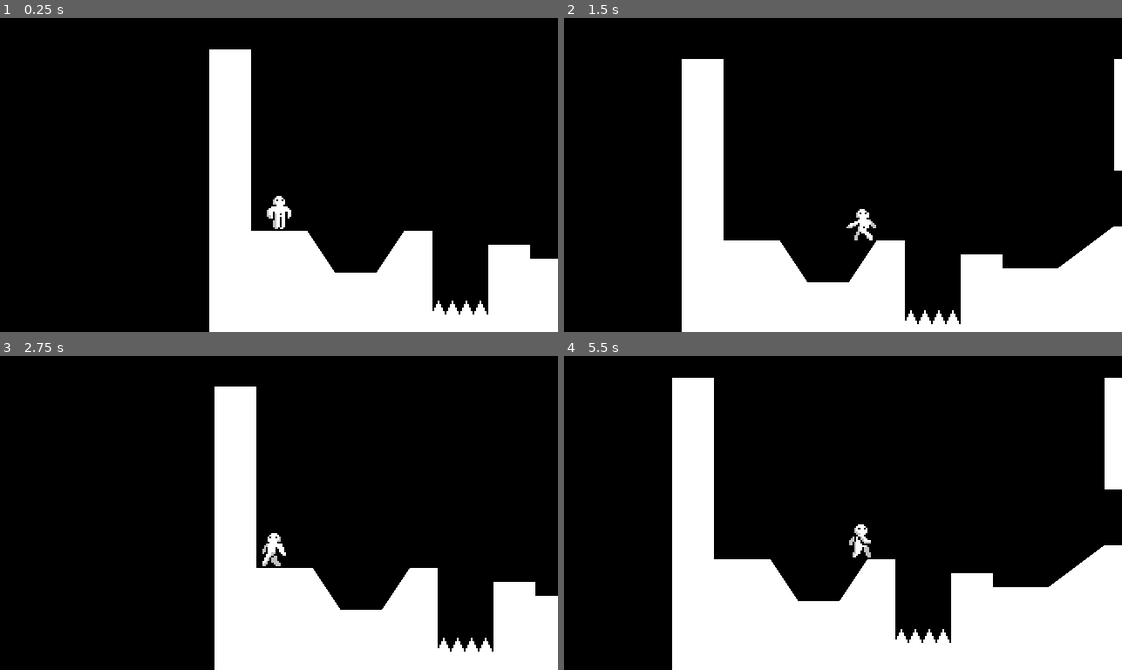
Above: before the commit, frames 1-4 (two rows, left to right).
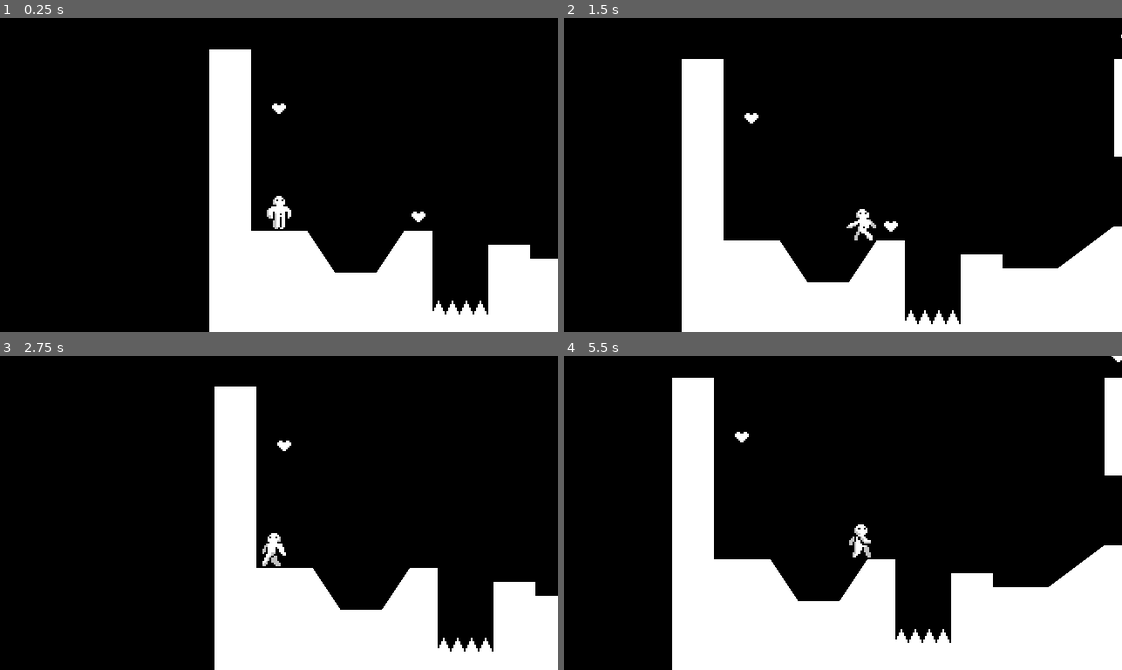
Above: after the commit, the same moments.

Repository: wojtjan-spec/GODOT-Platformer
Game: Godot game, scene res://world.tscn
The game is run twice, just before and just after one commit, with the same random seed, the same clock (stepped at 60 frames per second) and the same inputs.
Inputs:
- Up to frame 1 (0.25 s): no input
- Up to frame 2 (1.5 s): tap Enter (ui_accept) at 0.5, 0.77 s; hold Right (ui_right) from 0.53 s (still down)
- Up to frame 3 (2.75 s): tap Enter (ui_accept) at 1.52 s; release Right (ui_right) at 2.03 s; hold Left (ui_left) from 2.03 s (still down)
- Up to frame 4 (5.5 s): tap Enter (ui_accept) at 3.02, 3.77, 4.52 s; release Left (ui_left) at 4.28 s; hold Right (ui_right) from 4.28 s (still down)

The runs differ from the first frame. In frame 1, 0.1% of the frame differs, in the area x 48-77%, y 27-65%; in frame 2, 0.2%; in frame 3, less than 0.1%; in frame 4, 0.2%, in the area x 30-100%, y 0-43%.

Commit message:
Add collectibles and completion

Diff:
--- /dev/null
+++ b/Events.gd
@@ -0,0 +1,3 @@
+extends Node
+
+signal level_completed
--- /dev/null
+++ b/heart.gd
@@ -0,0 +1,7 @@
+extends Area2D
+
+func _on_body_entered(body: Node2D) -> void:
+	queue_free()
+	var hearts = get_tree().get_nodes_in_group("Hearts")
+	if hearts.size() == 1:
+		Events.level_completed.emit()
--- /dev/null
+++ b/heart.tscn
@@ -0,0 +1,20 @@
+[gd_scene load_steps=4 format=3 uid="uid://d4cxel3cc3s02"]
+
+[ext_resource type="Script" path="res://heart.gd" id="1_1txyc"]
+[ext_resource type="Texture2D" uid="uid://buxtbbggl3ra0" path="res://heart.png" id="1_jbmpq"]
+
+[sub_resource type="CircleShape2D" id="CircleShape2D_nj8nm"]
+radius = 5.0
+
+[node name="Heart" type="Area2D" groups=["Hearts"]]
+collision_layer = 0
+collision_mask = 2
+script = ExtResource("1_1txyc")
+
+[node name="Sprite2D" type="Sprite2D" parent="."]
+texture = ExtResource("1_jbmpq")
+
+[node name="CollisionShape2D" type="CollisionShape2D" parent="."]
+shape = SubResource("CircleShape2D_nj8nm")
+
+[connection signal="body_entered" from="." to="." method="_on_body_entered"]
--- /dev/null
+++ b/level_completed.tscn
@@ -0,0 +1,21 @@
+[gd_scene format=3 uid="uid://b0evgyj0qi6cn"]
+
+[node name="LevelCompleted" type="ColorRect"]
+anchors_preset = 15
+anchor_right = 1.0
+anchor_bottom = 1.0
+grow_horizontal = 2
+grow_vertical = 2
+color = Color(0.380392, 0.380392, 0.380392, 0.203922)
+
+[node name="CenterContainer" type="CenterContainer" parent="."]
+layout_mode = 1
+anchors_preset = 15
+anchor_right = 1.0
+anchor_bottom = 1.0
+grow_horizontal = 2
+grow_vertical = 2
+
+[node name="Label" type="Label" parent="CenterContainer"]
+layout_mode = 2
+text = "Level Completed!"
--- a/project.godot
+++ b/project.godot
@@ -14,6 +14,10 @@
 run/main_scene="res://world.tscn"
 config/features=PackedStringArray("4.3", "Forward Plus")
 config/icon="res://icon.svg"
+
+[autoload]
+
+Events="*res://Events.gd"
 
 [display]
 
--- a/world.gd
+++ b/world.gd
@@ -2,8 +2,14 @@
 
 @onready var collision_polygon_2d: CollisionPolygon2D = $StaticBody2D/CollisionPolygon2D
 @onready var polygon_2d: Polygon2D = $StaticBody2D/CollisionPolygon2D/Polygon2D
+@onready var level_completed: ColorRect = $CanvasLayer/LevelCompleted
 
 func _ready():
 	RenderingServer.set_default_clear_color("black")
 	# Assing viusal polygon to the collision polygon
 	polygon_2d.polygon = collision_polygon_2d.polygon
+	Events.level_completed.connect(show_level_completed)
+
+func show_level_completed():
+	level_completed.show()
+	get_tree().paused = true
--- a/world.tscn
+++ b/world.tscn
@@ -1,11 +1,13 @@
-[gd_scene load_steps=5 format=3 uid="uid://bog162a32pfuj"]
+[gd_scene load_steps=7 format=3 uid="uid://bog162a32pfuj"]
 
 [ext_resource type="Script" path="res://world.gd" id="1_pi430"]
 [ext_resource type="PackedScene" uid="uid://cq7w3gtuewwjg" path="res://player.tscn" id="2_1u55w"]
 [ext_resource type="PackedScene" uid="uid://bk12b130tuuev" path="res://spikes.tscn" id="3_cxn1x"]
+[ext_resource type="PackedScene" uid="uid://d4cxel3cc3s02" path="res://heart.tscn" id="4_lwgyv"]
+[ext_resource type="PackedScene" uid="uid://b0evgyj0qi6cn" path="res://level_completed.tscn" id="5_uddr2"]
 
 [sub_resource type="RectangleShape2D" id="RectangleShape2D_rh8o5"]
-size = Vector2(16, 64)
+size = Vector2(16, 57)
 
 [node name="World" type="Node"]
 script = ExtResource("1_pi430")
@@ -29,9 +31,10 @@
 offset_left = -8.0
 offset_top = -32.0
 offset_right = 8.0
-offset_bottom = 32.0
+offset_bottom = 24.0
 
 [node name="CollisionShape2D2" type="CollisionShape2D" parent="StaticBody2D/StaticBody2D"]
+position = Vector2(0, -3.5)
 shape = SubResource("RectangleShape2D_rh8o5")
 
 [node name="Spikes" parent="." instance=ExtResource("3_cxn1x")]
@@ -45,3 +48,23 @@
 
 [node name="Spikes3" parent="." instance=ExtResource("3_cxn1x")]
 position = Vector2(280, 128)
+
+[node name="Heart" parent="." instance=ExtResource("4_lwgyv")]
+position = Vector2(120, 96)
+
+[node name="Heart5" parent="." instance=ExtResource("4_lwgyv")]
+position = Vector2(256, -12)
+
+[node name="Heart4" parent="." instance=ExtResource("4_lwgyv")]
+position = Vector2(40, 34)
+
+[node name="Heart2" parent="." instance=ExtResource("4_lwgyv")]
+position = Vector2(281, 56)
+
+[node name="Heart3" parent="." instance=ExtResource("4_lwgyv")]
+position = Vector2(308, -11)
+
+[node name="CanvasLayer" type="CanvasLayer" parent="."]
+
+[node name="LevelCompleted" parent="CanvasLayer" instance=ExtResource("5_uddr2")]
+visible = false
Binary file added: heart.png
Not shown, added: heart.png.import
